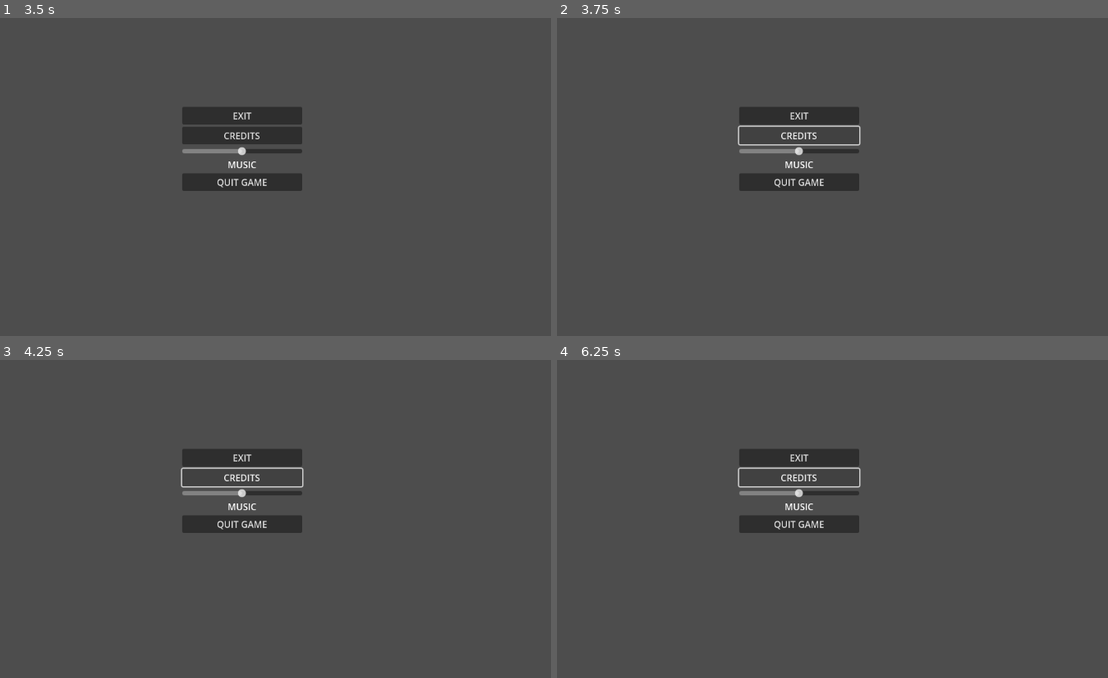
Above: before the commit, frames 1-4 (two rows, left to right).
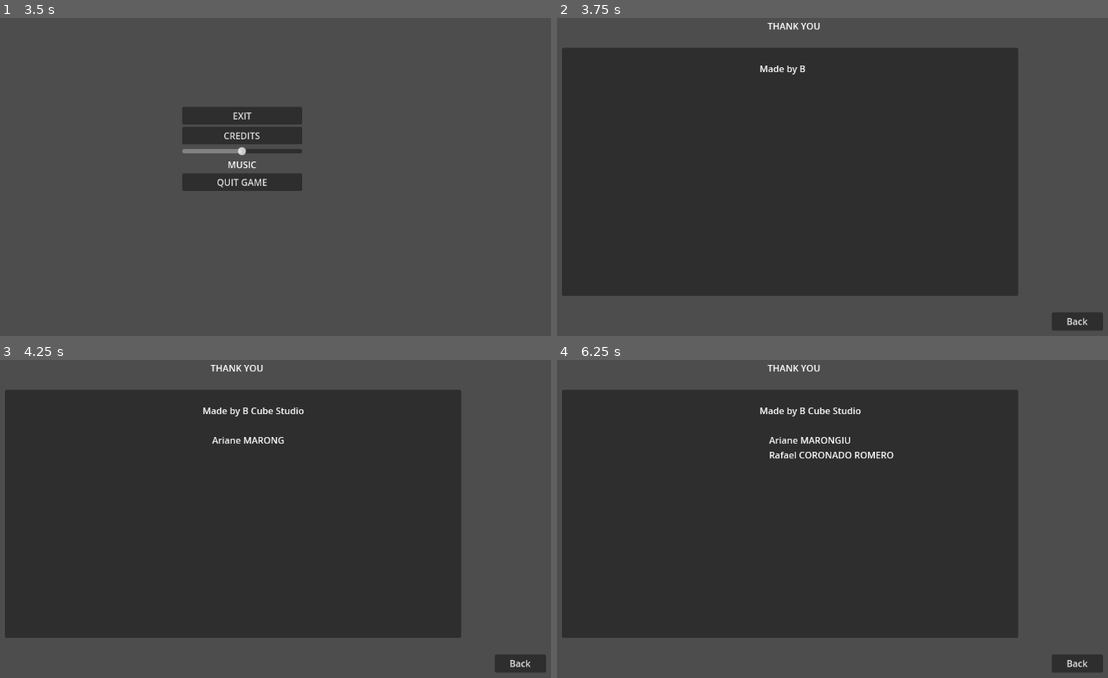
Above: after the commit, the same moments.

Repository: BcubeStudios/Netspace-Game
Game: Godot game, scene res://screens/title_screen.tscn
Two runs of this game, one before a commit and one after it. Both use one fixed random seed, a clock stepped at 60 frames per second and the inputs below.
Inputs (mouse positions are in pixels of both pictures, inside the frame that each line leads up to):
- Up to frame 1 (3.5 s): click "START GAME" at 0.5 s; click "START GAME" at 1.25 s; click "START GAME" at 2 s; click "SETTINGS" at 2.75 s
- Up to frame 2 (3.75 s): click "CREDITS" at 3.5 s
- Up to frame 3 (4.25 s): no input
- Up to frame 4 (6.25 s): click (1074, 662) at 4.25 s, where only the run after the commit has a clickable "Back"; click "CREDITS" at 5 s

Frame 1 is identical in both runs. In frame 2, 61% of the frame differs, in the area x 0-100%, y 1-99%; in frame 3, 61%; in frame 4, 61%.

Commit message:
added credits and corresponding back and forth

Diff:
--- a/GodotWorkspace/screens/credits_screen.tscn
+++ b/GodotWorkspace/screens/credits_screen.tscn
@@ -1,3 +1,55 @@
-[gd_scene format=3 uid="uid://c7q35l8ctyu0e"]
+[gd_scene load_steps=3 format=3 uid="uid://c7q35l8ctyu0e"]
+
+[ext_resource type="Script" path="res://scripts/creditsLabel.gd" id="1_x4kin"]
+[ext_resource type="Script" path="res://scripts/Button.gd" id="2_5rng6"]
 
 [node name="credits_screen" type="Node2D"]
+
+[node name="creditsPanel" type="Panel" parent="."]
+offset_left = 176.0
+offset_top = 129.0
+offset_right = 977.0
+offset_bottom = 566.0
+size_flags_horizontal = 4
+size_flags_vertical = 4
+
+[node name="creditsLabel" type="Label" parent="creditsPanel"]
+layout_mode = 0
+offset_left = 347.0
+offset_top = 25.0
+offset_right = 770.0
+offset_bottom = 407.0
+text = "Made by B Cube Studio
+
+    Ariane MARONGIU
+    Rafael CORONADO ROMERO
+    Abigail VERHOLEN
+
+For The University of Luxembourg
+     BINFO - Software Engeineering Project
+
+Music by Chiphead64
+     https://itch.io/profile/chiphead64
+
+"
+visible_characters = 0
+visible_ratio = 0.0
+script = ExtResource("1_x4kin")
+
+[node name="thankyouLabel" type="Label" parent="."]
+offset_left = 234.0
+offset_top = 79.0
+offset_right = 937.0
+offset_bottom = 102.0
+text = "THANK YOU "
+horizontal_alignment = 1
+
+[node name="Button" type="Button" parent="."]
+offset_left = 1036.0
+offset_top = 595.0
+offset_right = 1126.0
+offset_bottom = 627.0
+text = "Back"
+script = ExtResource("2_5rng6")
+
+[connection signal="pressed" from="Button" to="Button" method="_on_pressed"]
--- /dev/null
+++ b/GodotWorkspace/scripts/Button.gd
@@ -0,0 +1,15 @@
+extends Button
+
+
+# Called when the node enters the scene tree for the first time.
+func _ready():
+	pass # Replace with function body.
+
+
+# Called every frame. 'delta' is the elapsed time since the previous frame.
+func _process(_delta):
+	pass
+
+
+func _on_pressed():
+	get_tree().change_scene_to_file("res://screens/settings_menu.tscn")
--- a/GodotWorkspace/scripts/TitleScreen.gd
+++ b/GodotWorkspace/scripts/TitleScreen.gd
@@ -9,7 +9,7 @@
 	# get_tree().change_scene( INSERT SCENE HERE)
 	pass # Replace with function body.
 
-func _process(delta):
+func _process(_delta):
 	if Input.is_action_just_pressed("Settings"):
 		settingsMenu()
 
--- /dev/null
+++ b/GodotWorkspace/scripts/creditsLabel.gd
@@ -0,0 +1,18 @@
+extends Label
+
+#the speed of the text shown
+var textSpeed:int = 0
+
+# Called when the node enters the scene tree for the first time.
+func _ready():
+	pass # Replace with function body.
+
+# slowly shows more text
+func showText():
+	textSpeed += 1
+	self.visible_characters = textSpeed
+
+# Called every frame. 'delta' is the elapsed time since the previous frame.
+func _process(delta):
+	showText()
+	pass
--- a/GodotWorkspace/scripts/settings_menu.gd
+++ b/GodotWorkspace/scripts/settings_menu.gd
@@ -3,15 +3,17 @@
 
 @onready var main = $"../"
 
+#quits back to main menu
+#should change to go on previous scene
 func _on_exit_button_pressed():
-	main.settingsMenu()
+	get_tree().change_scene_to_file("res://screens/title_screen.tscn")
 
-
+#changes scene to the credits scene
 func _on_credits_button_pressed():
-	# get_tree().change_scene( INSERT SCENE HERE)
+	get_tree().change_scene_to_file("res://screens/credits_screen.tscn")
 	pass # Replace with function body.
 
-
+#changes volume of music
 func _on_music_slider_drag_ended(value_changed):
 	if value_changed:
 		var value = $MarginContainer/VBoxContainer/MusicSlider.value
@@ -19,6 +21,6 @@
 	else:
 		pass
 
-
+#quits game entirely
 func _on_quit_button_pressed():
 	get_tree().quit()
